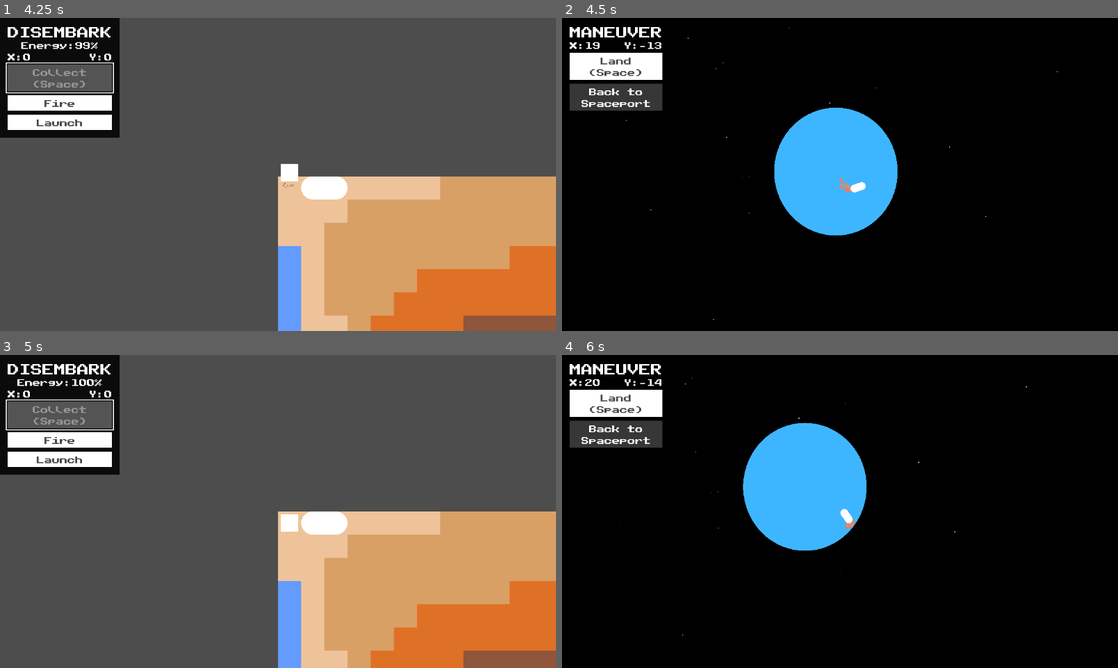
Above: before the commit, frames 1-4 (two rows, left to right).
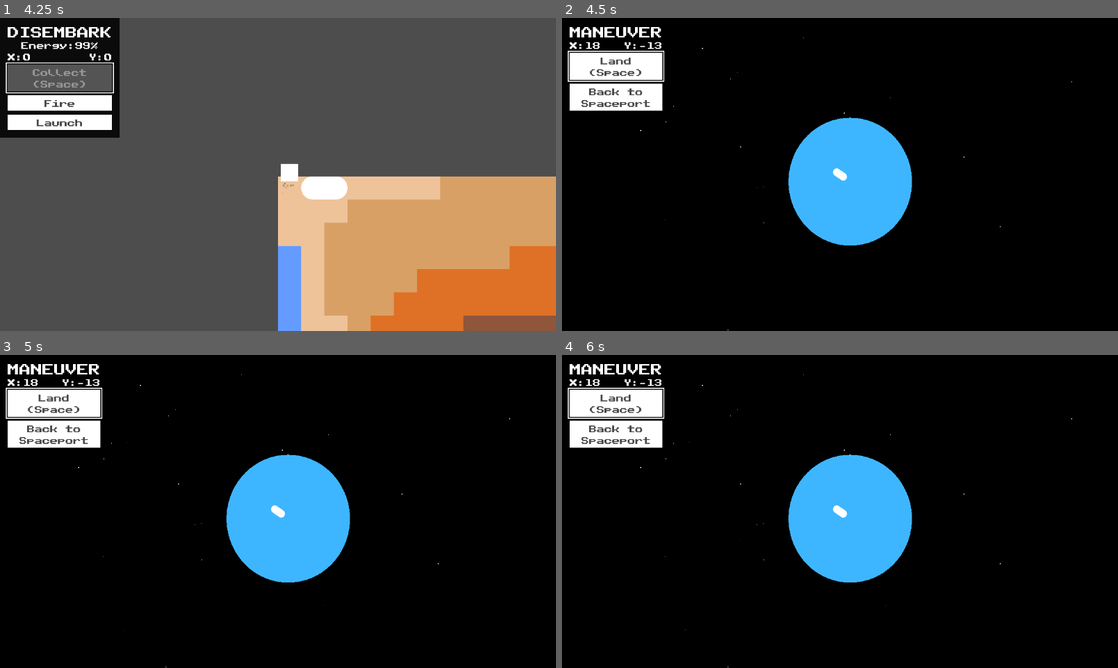
Above: after the commit, the same moments.

Repository: late-parrot/tsa-video-game-design-2026
Game: Godot game, scene res://scenes/main.tscn
The game is run twice, just before and just after one commit, with the same random seed, the same clock (stepped at 60 frames per second) and the same inputs.
Inputs (mouse positions are in pixels of both pictures, inside the frame that each line leads up to):
- Up to frame 1 (4.25 s): click "Back to Spaceport" at 0.5 s; hold Right (right) 1.28-2.03 s; hold Down (down) 2.03-2.78 s; hold Right (right) 2.78-3.53 s; hold Up (up) from 3.53 s (still down)
- Up to frame 2 (4.5 s): release Up (up) at 4.25 s; click "Launch" at 4.25 s
- Up to frame 3 (5 s): no input
- Up to frame 4 (6 s): click (617, 401) at 5 s, where only the run after the commit has a clickable "Land (Space)"; click "Launch" at 5.75 s

Frame 1 is identical in both runs. In frame 2, 4.5% of the frame differs, in the area x 1-92%, y 3-100%; in frame 3, 96%, in the area x 0-100%, y 0-100%; in frame 4, 9.7%.

Commit message:
Scene switches properly reset maneuver
The player was left with some velocity and the UI wasn't properly reset when returning from disembark

Diff:
--- a/scripts/disembark/disembark.gd
+++ b/scripts/disembark/disembark.gd
@@ -26,4 +26,5 @@
 func launch() -> void:
 	var main = get_parent()
 	main.add_child(main.maneuver)
+	main.maneuver.overlay.reset()
 	queue_free()
--- a/scripts/maneuver/maneuver.gd
+++ b/scripts/maneuver/maneuver.gd
@@ -14,6 +14,7 @@
 	overlay.disable_land()
 
 func land() -> void:
+	player.velocity = Vector2.ZERO
 	var main = get_parent()
 	var disembark = load("res://scenes/disembark/disembark.tscn").instantiate()
 	main.add_child(disembark)
--- a/scripts/maneuver/overlay.gd
+++ b/scripts/maneuver/overlay.gd
@@ -13,6 +13,11 @@
 func disable_land() -> void:
 	$Container/MarginContainer/VBoxContainer/Land.disabled = true
 
+func reset() -> void:
+	var vbox = $Container/MarginContainer/VBoxContainer
+	vbox.get_node("Land").grab_focus()
+	vbox.get_node("BackToSpaceport").button_pressed = false
+
 func _on_land_pressed() -> void:
 	maneuver.land()
 
